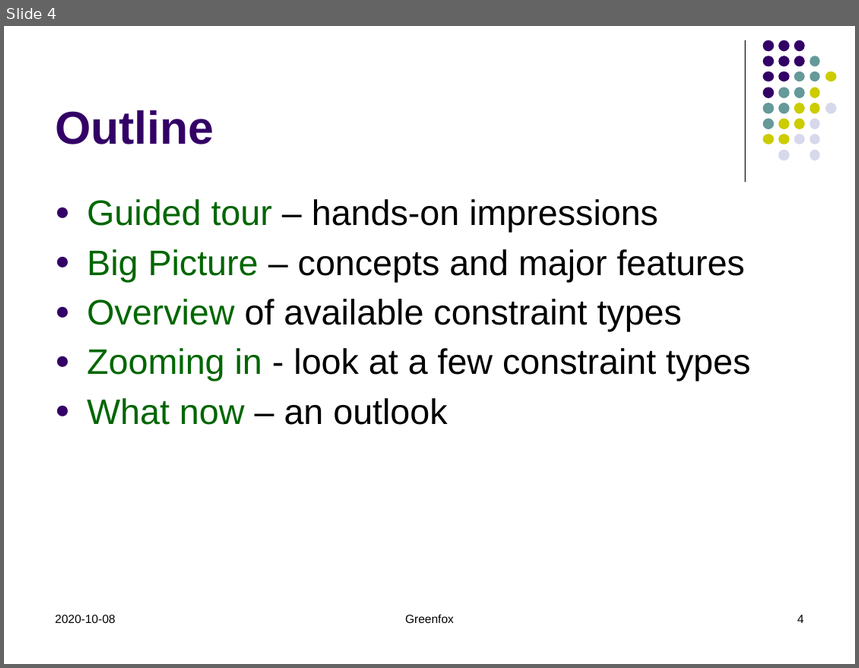
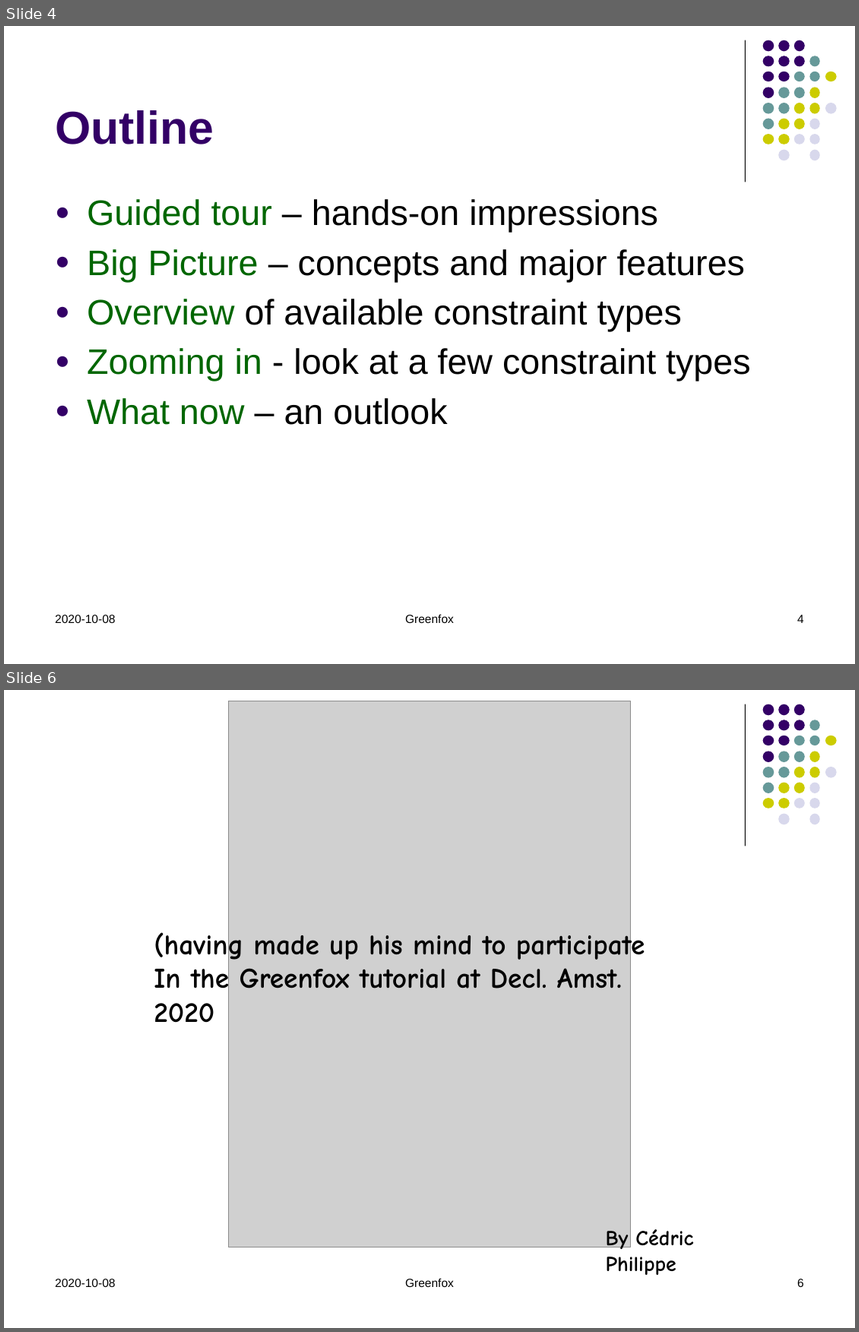
Before and after one commit to hrennau/greenfox, a slide deck: declarative-amsterdam-2020/an-introduction-to-greenfox/introduction-to-greenfox-part1.pptx. Shown one above the other, each under a label of ours: slide 4 before the commit, slides 4 and 6 after it; the slides between them are not shown. The pictures are 859x668 and 859x1332 pixels, drawn with LibreOffice and Linux fonts; fonts in the diff are those of the drawing; grey boxes stand for pictures. Boxes give left, top, right and bottom in pixels: in the first picture for what was removed or moved away, otherwise in the second. Text is boxed around its words. In the diff, an @@ line names an element or a change of style, - is before the commit and + after.

```diff
--- a/declarative-amsterdam-2020/an-introduction-to-greenfox/introduction-to-greenfox-part1.pptx
+++ b/declarative-amsterdam-2020/an-introduction-to-greenfox/introduction-to-greenfox-part1.pptx
@@ slide 6 added at (4, 690, 855, 1328), background #FFFFFF; not listed: 32 template elements that a slide beside it also shows @@
@@ picture added at (229, 701, 630, 1248) @@
@@ text added at (154, 930, 645, 998), 24 pt, text #000000, bold @@
+(having made up his mind to participate
+In the Greenfox tutorial at Decl. Amst. 2020
@@ text added at (606, 1230, 693, 1275), 18 pt, text #000000, bold @@
+By Cédric Philippe
@@ text added at (55, 1279, 115, 1287), 10 pt, text #000000 @@
+2020-10-08
@@ text added at (405, 1278, 454, 1287), 10 pt, text #000000 @@
+Greenfox
@@ page number added at (797, 1279, 804, 1287), 10 pt, text #000000 @@
+6
```
Also in this commit, not shown: 3 slides changed, 10 other slides added.
